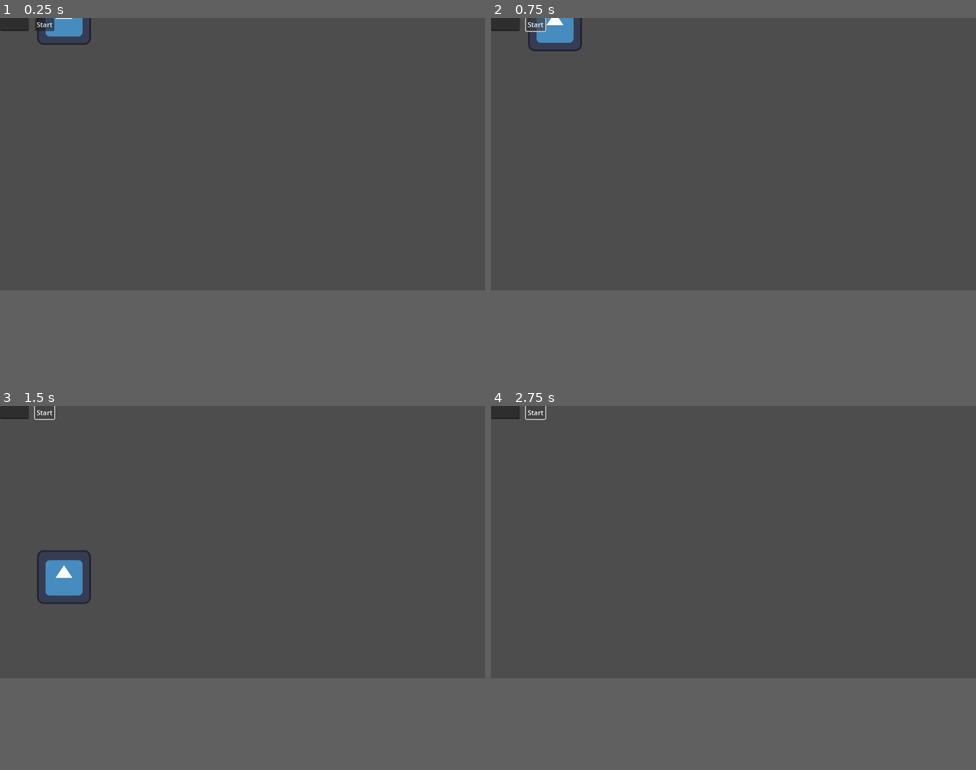
Above: before the commit, frames 1-4 (two rows, left to right).
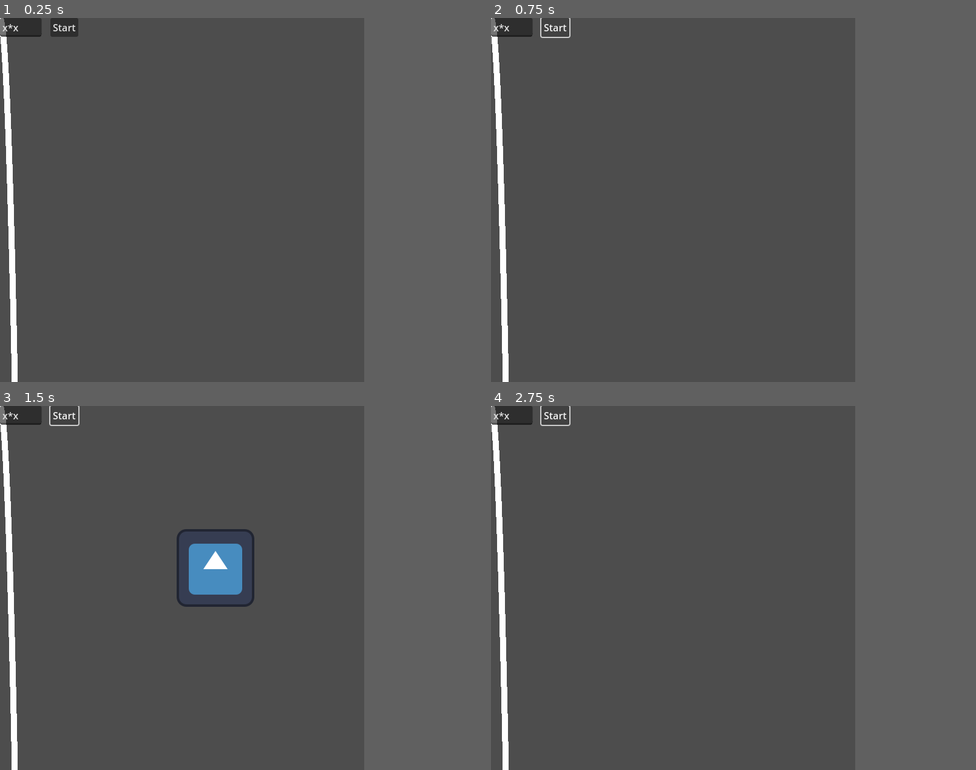
Above: after the commit, the same moments.

Repository: Iviv122/FunFunGame
Game: Godot game, scene res://demo.tscn
Same seed, same stepped clock (60 frames per second), same inputs: the game is played once before the commit and once after it. The engine's default icon, where the game draws it, is replaced by a stand-in: a white triangle on a blue panel in a dark square.
Inputs:
- Up to frame 1 (0.25 s): no input
- Up to frame 2 (0.75 s): click "Start" at 0.5 s
- Up to frame 3 (1.5 s): click "Start" at 1.25 s
- Up to frame 4 (2.75 s): click "Start" at 2 s
The window is 799x449 before the commit and 600x600 after it. Grey fills any space a smaller window leaves; there, only what the larger window draws over its background counts as a difference.

The runs differ from the first frame. In frame 1, 1.9% of the frame differs, in the area x 0-19%, y 0-100%; in frame 2, 2.1%; in frame 3, 4.4%, in the area x 0-53%, y 0-100%; in frame 4, 1.5%.

Commit message:
Line change

Diff:
--- a/demo.tscn
+++ b/demo.tscn
@@ -3,24 +3,28 @@
 [ext_resource type="Texture2D" uid="uid://bncgydei0a7nu" path="res://icon.svg" id="1_5hfv0"]
 [ext_resource type="Script" uid="uid://drb3ehbb4sd7q" path="res://objects/line.gd" id="1_c6xj6"]
 [ext_resource type="Script" uid="uid://cdbs17po5dtub" path="res://objects/ball.gd" id="1_m0rpm"]
-[ext_resource type="Shape2D" uid="uid://b1if52kj15414" path="res://resources/line.tres" id="2_6bw2v"]
 [ext_resource type="Script" uid="uid://dwcu3ihj2el7k" path="res://objects/start.gd" id="3_c6xj6"]
+
+[sub_resource type="SegmentShape2D" id="SegmentShape2D_c6xj6"]
 
 [sub_resource type="CircleShape2D" id="CircleShape2D_0bhed"]
 
 [node name="Node2D" type="Node2D"]
 
-[node name="StaticBody2D" type="StaticBody2D" parent="."]
+[node name="Line2D" type="Line2D" parent="." node_paths=PackedStringArray("line", "s")]
+points = PackedVector2Array(744, -102)
 script = ExtResource("1_c6xj6")
-L = ExtResource("2_6bw2v")
+line = NodePath("../CanvasLayer/LineEdit")
+s = NodePath("StaticBody2D")
+metadata/_custom_type_script = "uid://drb3ehbb4sd7q"
 
-[node name="CollisionShape2D" type="CollisionShape2D" parent="StaticBody2D"]
-shape = ExtResource("2_6bw2v")
+[node name="StaticBody2D" type="StaticBody2D" parent="Line2D"]
 
-[node name="Line2D" type="Line2D" parent="StaticBody2D"]
+[node name="CollisionShape2D" type="CollisionShape2D" parent="Line2D/StaticBody2D"]
+shape = SubResource("SegmentShape2D_c6xj6")
 
 [node name="RigidBody2D" type="RigidBody2D" parent="." node_paths=PackedStringArray("s")]
-position = Vector2(152, 0)
+position = Vector2(355, -140)
 script = ExtResource("1_m0rpm")
 s = NodePath("../CanvasLayer/Button")
 
--- a/objects/line.gd
+++ b/objects/line.gd
@@ -1,7 +1,73 @@
-extends StaticBody2D
+extends Line2D
+class_name MLine
 
-@export var L : SegmentShape2D
-@export var R : Line2D
+@export var line : LineEdit
+@export var s: StaticBody2D
+
+var l: float = -1000
+var h: float = 1000
+var step: float = 2
+var objs : Array[CollisionShape2D]
+var shapes : Array[SegmentShape2D]
 
 func _ready() -> void:
-    pass
+	var i = l
+
+	var p: PackedVector2Array
+	while i <= h:
+		p.append(Vector2(i, 0))
+		i += step
+	points = p
+
+	line.text = "x*x";
+	line.text_changed.connect(f)
+
+	for j in points.size()-1:
+		objs.append(CollisionShape2D.new())
+		s.add_child(objs[j])
+
+		shapes.append(SegmentShape2D.new())
+
+
+	f("x*x")
+
+
+
+
+func redraw() -> void:
+
+
+	for i in points.size() - 1:
+		shapes[i].a = points[i]
+		shapes[i].b = points[i + 1]
+		objs[i].shape = shapes[i]
+
+
+func f(_arg: String) -> void:
+
+	var ex = Expression.new()
+
+	var lambda = func(x):
+
+		if _arg.is_empty():
+			return 0
+
+		var eq = _arg.replace("x",str(x))
+
+		ex.parse(eq)
+
+		var res = ex.execute()
+		if res:
+			return res
+		else:
+			return 0
+
+	var i = l
+	var p: PackedVector2Array
+	while i <= h:
+		var point = Vector2(i, lambda.call(i))
+		p.append(point)
+		i += step
+
+	points = p
+	redraw()
--- a/project.godot
+++ b/project.godot
@@ -15,6 +15,11 @@
 config/features=PackedStringArray("4.4", "GL Compatibility")
 config/icon="res://icon.svg"
 
+[display]
+
+window/size/viewport_width=600
+window/size/viewport_height=600
+
 [editor_plugins]
 
 enabled=PackedStringArray("res://addons/wakatime/plugin.cfg")
